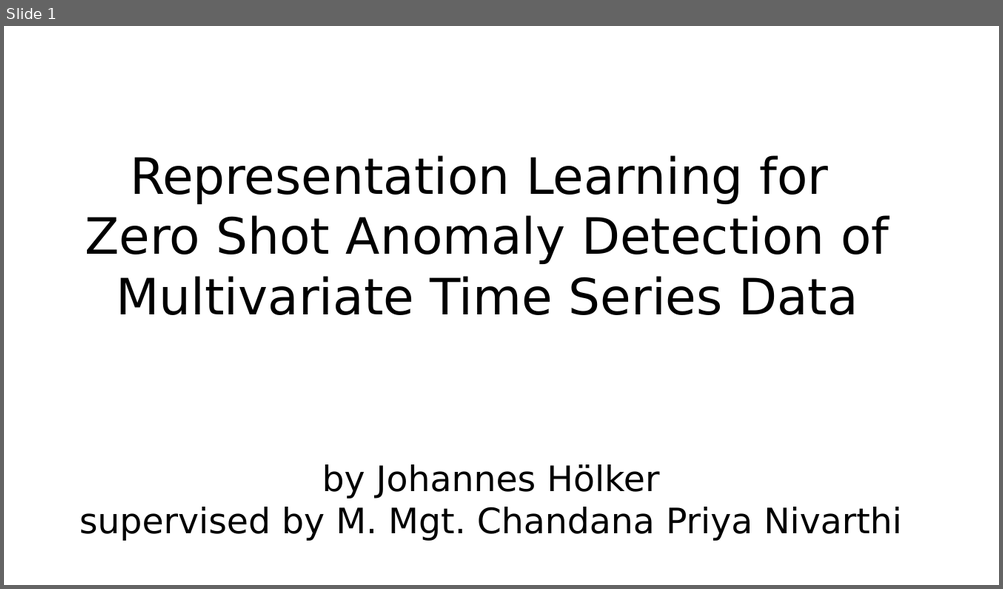
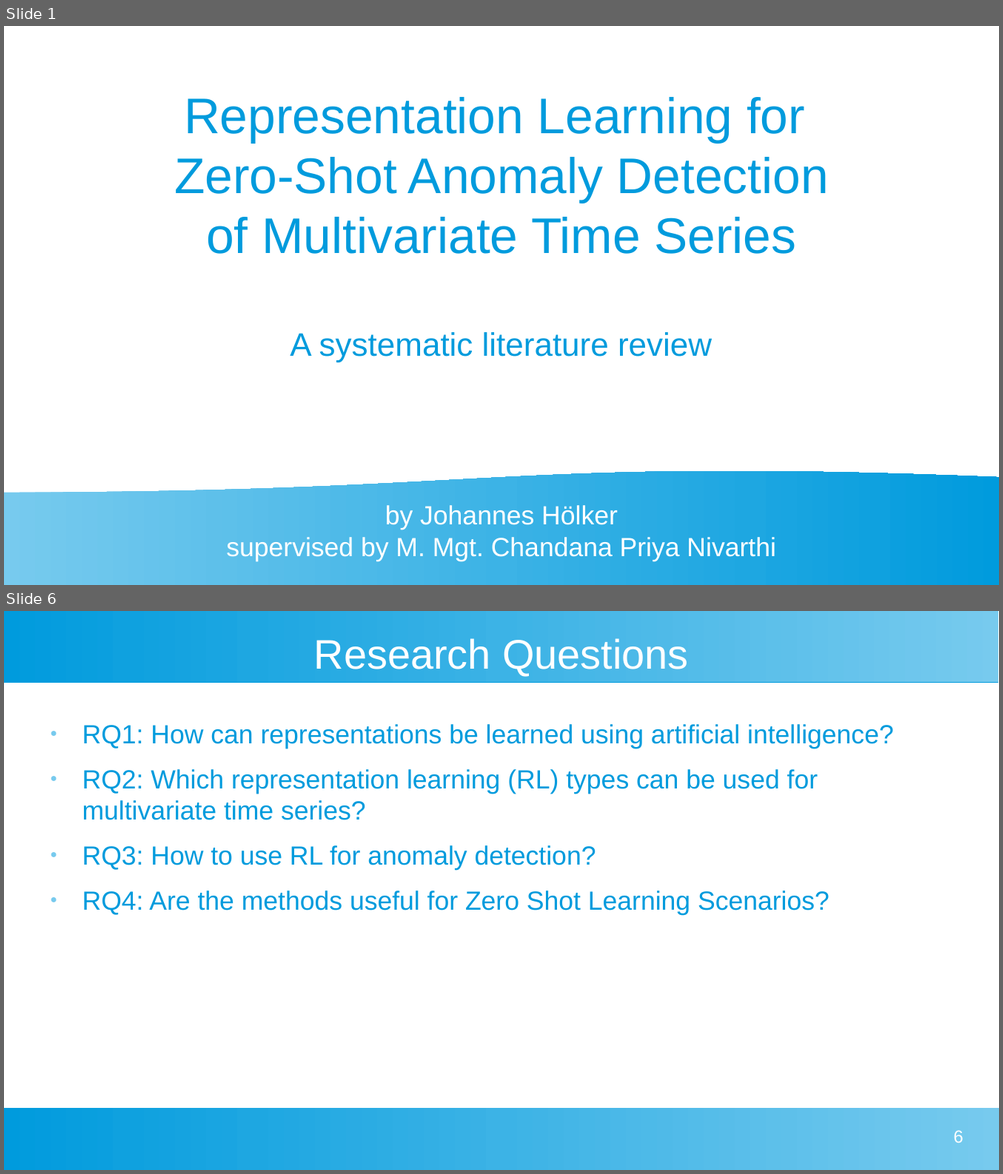
Before and after one commit to johanneshoelker/Smart-Systems-Paper, a slide deck: Presentation/Kolloq.odp. Shown one above the other, each under a label of ours: slide 1 before the commit, slides 1 and 6 after it; the slides between them are not shown. The pictures are 1003x589 and 1003x1174 pixels, drawn with LibreOffice and Linux fonts; fonts in the diff are those of the drawing. Boxes give left, top, right and bottom in pixels: in the first picture for what was removed or moved away, otherwise in the second. Text is boxed around its words. In the diff, an @@ line names an element or a change of style, - is before the commit and + after.

```diff
--- a/Presentation/Kolloq.odp
+++ b/Presentation/Kolloq.odp
@@ slide 6 added at (x1=4, y1=611, x2=999, y2=1170), background #FFFFFF @@
@@ rectangle added at (x1=4, y1=611, x2=999, y2=682), fill gradient #77CAEE to #75C9EE to #73C9ED to #71C8ED to #6FC7ED to #6EC6ED @@
@@ title added at (x1=314, y1=638, x2=688, y2=676), 33 pt, text #FFFFFF @@
+Research Questions
@@ text added at (x1=82, y1=724, x2=893, y2=915), 21 pt, text #009BDD @@
+● RQ1: How can representations be learned using artificial intelligence?
+● RQ2: Which representation learning (RL) types can be used for multivariate time series?
+● RQ3: How to use RL for anomaly detection?
+● RQ4: Are the methods useful for Zero Shot Learning Scenarios?
@@ rectangle added at (x1=4, y1=1108, x2=999, y2=1170), fill gradient #77CAEE to #75C9EE to #73C9ED to #71C8ED to #6FC7ED to #6EC6ED @@
@@ page number added at (x1=953, y1=1130, x2=963, y2=1143), 14 pt, text #FFFFFF @@
+6
@@ slide 1 changed as well @@
@@ subtitle at (x1=174, y1=97, x2=828, y2=363): text changed; font DejaVu Sans to Arial; text colour #000000 to #009BDD @@
-Representation Learning for
-Zero Shot Anomaly Detection of Multivariate Time Series Data
+Representation Learning for
+Zero-Shot Anomaly Detection
+of Multivariate Time Series
+A systematic literature review
@@ flow chart document added at (x1=4, y1=470, x2=999, y2=585), fill gradient #77CAEE to #75C9EE to #73C9ED to #71C8ED to #6FC7ED to #6EC6ED @@
@@ title "by Johannes Hölker" moved from (x1=79, y1=465, x2=902, y2=541) to (x1=226, y1=506, x2=775, y2=562) @@
@@ title "by Johannes Hölker" at (x1=226, y1=506, x2=775, y2=562): size 28 to 21 pt, font DejaVu Sans to Arial, text colour #000000 to #FFFFFF @@
```
Also in this commit, not shown: 10 other slides added, 2 slides removed, 1 other file.
